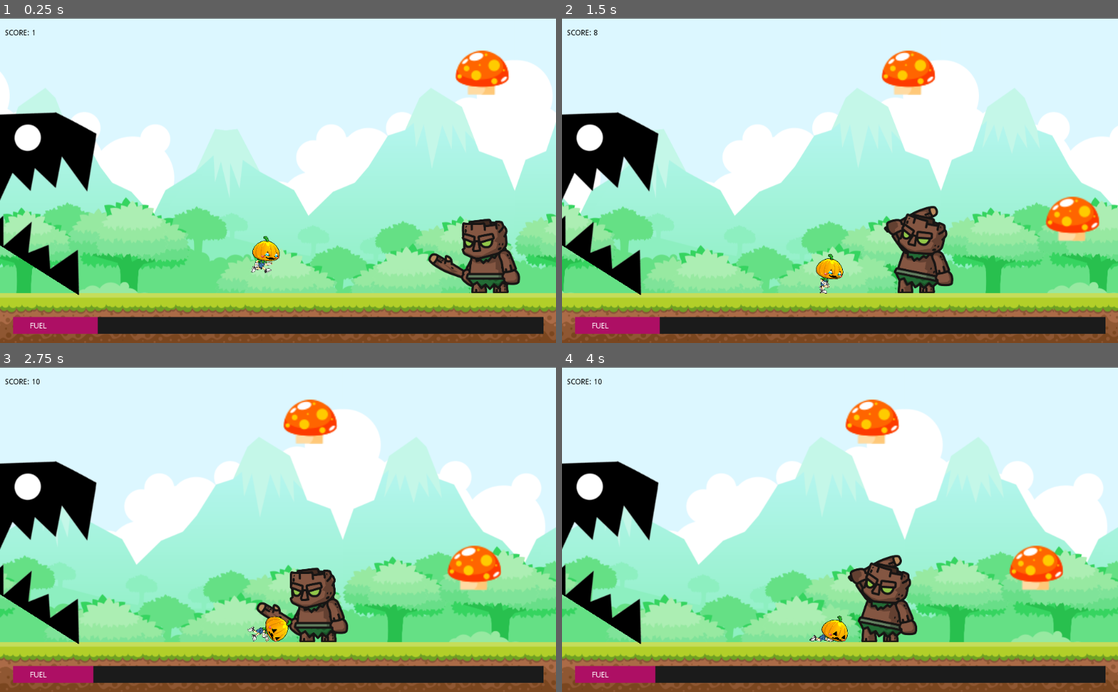
Above: before the commit, frames 1-4 (two rows, left to right).
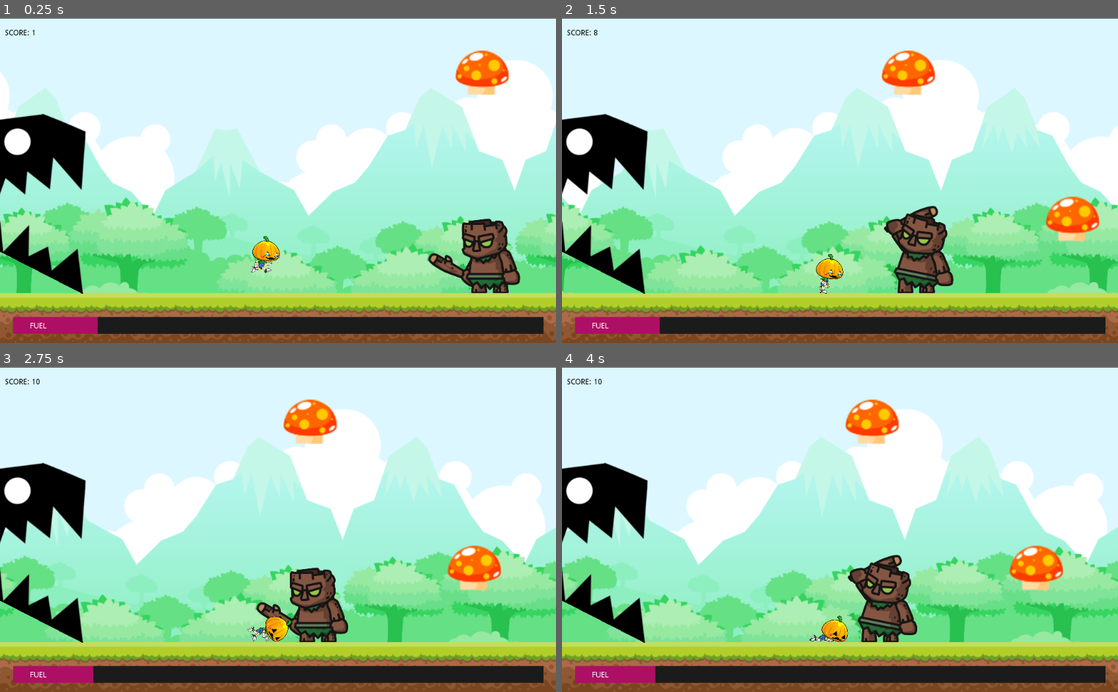
Above: after the commit, the same moments.

Repository: erick29496/godotGame
Game: Godot game, scene res://scenes/Game.tscn
Two runs of this game, one before a commit and one after it. Both use one fixed random seed, a clock stepped at 60 frames per second and the inputs below.
Inputs:
- Up to frame 1 (0.25 s): no input
- Up to frame 2 (1.5 s): tap Space (ui_select) at 0.77 s
- Up to frame 3 (2.75 s): tap Space (ui_select) at 1.52 s
- Up to frame 4 (4 s): tap Space (ui_select) at 3.02, 3.77 s

The runs differ from the first frame. In frame 1, 1.9% of the frame differs, in the area x 0-18%, y 28-86%; in frame 2, 1.9%; in frame 3, 1.9%; in frame 4, 1.9%.

Commit message:
add uruguru scene

Diff:
--- a/game/project.godot
+++ b/game/project.godot
@@ -19,10 +19,6 @@
 run/main_scene="res://scenes/Game.tscn"
 config/icon="res://icon.png"
 
-[display]
-
-window/size/resizable=false
-
 [rendering]
 
 environment/default_environment="res://default_env.tres"
--- a/game/scenes/Game.tscn
+++ b/game/scenes/Game.tscn
@@ -12,7 +12,7 @@
 [ext_resource path="res://scripts/Map.gd" type="Script" id=10]
 [ext_resource path="res://scenes/Map.tscn" type="PackedScene" id=11]
 [ext_resource path="res://scenes/Map2.tscn" type="PackedScene" id=12]
-[ext_resource path="res://assets/Monstruo.png" type="Texture" id=13]
+[ext_resource path="res://scenes/Uruguru.tscn" type="PackedScene" id=13]
 [ext_resource path="res://scenes/Wall.tscn" type="PackedScene" id=14]
 [ext_resource path="res://scripts/Obstacles.gd" type="Script" id=15]
 
@@ -28,11 +28,9 @@
 current = true
 script = ExtResource( 2 )
 
-[node name="Sprite" type="Sprite" parent="Camera2D"]
-position = Vector2( -438.287, 6.60837 )
-rotation = 0.564835
+[node name="Uruguru" parent="Camera2D" instance=ExtResource( 13 )]
+position = Vector2( -449.484, 11.6749 )
 z_index = 1
-texture = ExtResource( 13 )
 
 [node name="ParallaxBackground" type="ParallaxBackground" parent="."]
 
--- a/game/scenes/Map.tscn
+++ b/game/scenes/Map.tscn
@@ -4,5 +4,6 @@
 
 [node name="TileMap" type="TileMap"]
 tile_set = ExtResource( 1 )
+collision_layer = 8
 format = 1
 tile_data = PoolIntArray( 524288, 0, 0, 524289, 0, 0, 524290, 0, 0, 524291, 0, 0, 524292, 0, 0, 524293, 0, 0, 524294, 0, 0, 524295, 0, 0, 524296, 0, 0, 524297, 0, 0, 524298, 0, 0, 524299, 0, 0, 524300, 0, 0, 524301, 0, 0, 524302, 0, 0 )
--- a/game/scenes/Map2.tscn
+++ b/game/scenes/Map2.tscn
@@ -4,5 +4,6 @@
 
 [node name="TileMap" type="TileMap"]
 tile_set = ExtResource( 1 )
+collision_layer = 8
 format = 1
 tile_data = PoolIntArray( 524293, 0, 0, 524295, 0, 0, 524297, 0, 0 )
--- a/game/scenes/Player.tscn
+++ b/game/scenes/Player.tscn
@@ -36,6 +36,11 @@
 
 [sub_resource type="SpriteFrames" id=2]
 animations = [ {
+"frames": [ ExtResource( 25 ), ExtResource( 22 ), ExtResource( 23 ), ExtResource( 29 ), ExtResource( 24 ), ExtResource( 20 ), ExtResource( 26 ), ExtResource( 21 ), ExtResource( 27 ), ExtResource( 28 ) ],
+"loop": true,
+"name": "die",
+"speed": 5.0
+}, {
 "frames": [ ExtResource( 7 ), ExtResource( 4 ), ExtResource( 8 ), ExtResource( 9 ), ExtResource( 5 ), ExtResource( 2 ), ExtResource( 6 ), ExtResource( 3 ) ],
 "loop": true,
 "name": "run",
@@ -45,16 +50,11 @@
 "loop": true,
 "name": "jump",
 "speed": 5.0
-}, {
-"frames": [ ExtResource( 25 ), ExtResource( 22 ), ExtResource( 23 ), ExtResource( 29 ), ExtResource( 24 ), ExtResource( 20 ), ExtResource( 26 ), ExtResource( 21 ), ExtResource( 27 ), ExtResource( 28 ) ],
-"loop": true,
-"name": "die",
-"speed": 5.0
 } ]
 
 [node name="KinematicBody2D" type="KinematicBody2D"]
 position = Vector2( -19.2362, -18.291 )
-collision_mask = 31
+collision_mask = 62
 script = ExtResource( 1 )
 
 [node name="CollisionShape2D" type="CollisionShape2D" parent="."]
--- /dev/null
+++ b/game/scenes/Uruguru.tscn
@@ -0,0 +1,20 @@
+[gd_scene load_steps=4 format=2]
+
+[ext_resource path="res://assets/Monstruo.png" type="Texture" id=1]
+[ext_resource path="res://scripts/Uruguru.gd" type="Script" id=2]
+
+[sub_resource type="RectangleShape2D" id=1]
+extents = Vector2( 90.0829, 167.786 )
+
+[node name="Uruguru" type="Area2D"]
+collision_layer = 32
+script = ExtResource( 2 )
+
+[node name="CollisionShape2D" type="CollisionShape2D" parent="."]
+position = Vector2( -54.6443, 37.5268 )
+shape = SubResource( 1 )
+
+[node name="Sprite" type="Sprite" parent="."]
+rotation = 0.473983
+texture = ExtResource( 1 )
+[connection signal="body_entered" from="." to="." method="_on_Uruguru_body_entered"]
--- /dev/null
+++ b/game/scripts/Uruguru.gd
@@ -0,0 +1,15 @@
+extends Area2D
+
+
+# Called when the node enters the scene tree for the first time.
+func _ready():
+	pass # Replace with function body.
+
+
+# Called every frame. 'delta' is the elapsed time since the previous frame.
+#func _process(delta):
+#	pass
+
+
+func _on_Uruguru_body_entered(body):
+	get_parent().get_parent().get_node('Player').die()
Not shown, changed: game/.DS_Store
Not shown, changed: game/assets/.DS_Store
